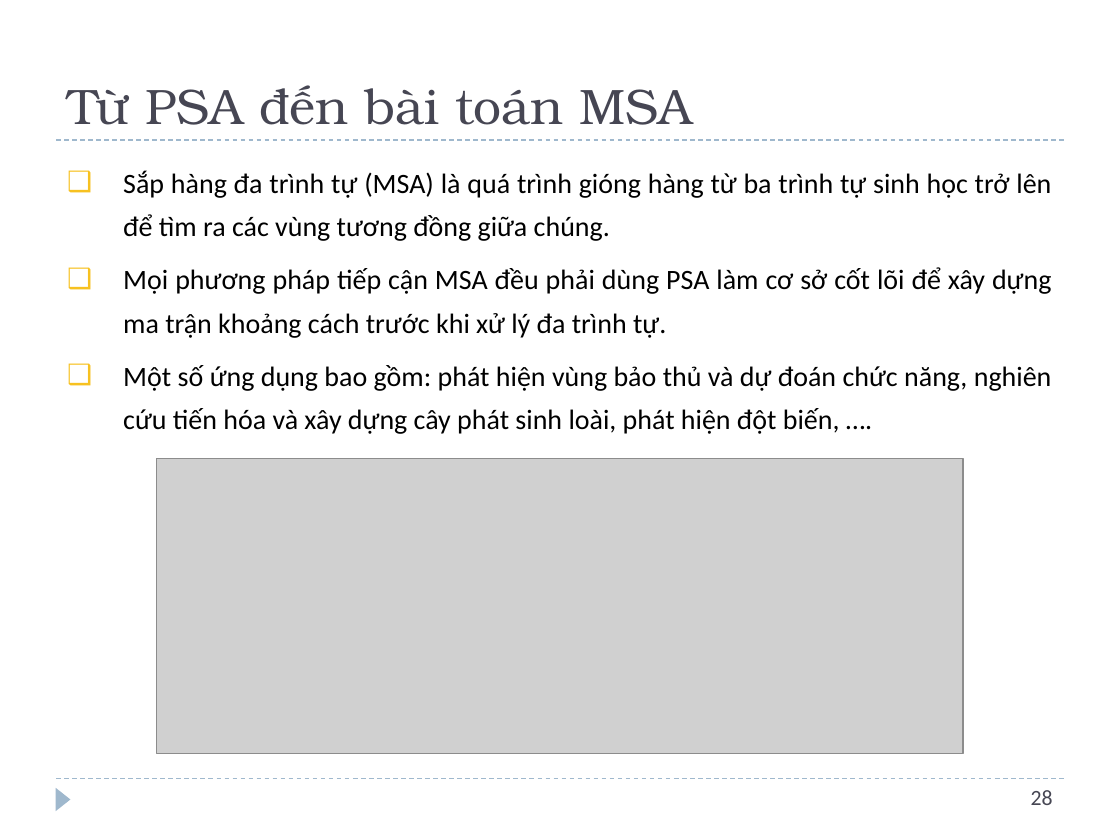
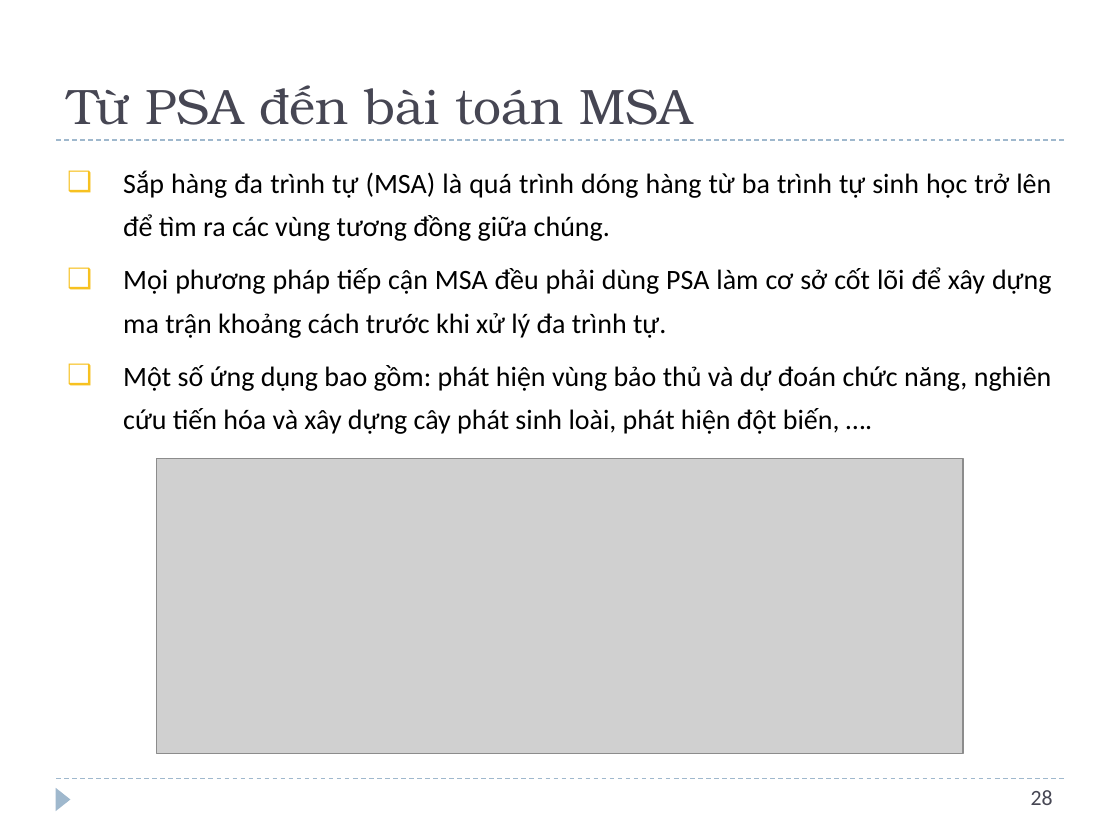
Before and after one commit to nmk-k66-uet/Sequence-Alignment, a slide deck: slide 29 of Sequence Alignment.pptx. Drawn at 1120x840 pixels with LibreOffice and Linux fonts; fonts in the diff are those of the drawing; grey boxes stand for pictures. Boxes give left, top, right and bottom in pixels: in the first picture for what was removed or moved away, otherwise in the second. Text is boxed around its words. In the diff, an @@ line names an element or a change of style, - is before the commit and + after.

```diff
--- a/Sequence Alignment.pptx
+++ b/Sequence Alignment.pptx
@@ text at box(123, 170, 1051, 241): text changed @@
-❑ Sắp hàng đa trình tự (MSA) là quá trình gióng hàng từ ba trình tự sinh học trở lên để tìm ra các vùng tương đồng giữa chúng.
+❑ Sắp hàng đa trình tự (MSA) là quá trình dóng hàng từ ba trình tự sinh học trở lên để tìm ra các vùng tương đồng giữa chúng.
```
Also in this commit, not shown: 7 other slides changed, 1 other file.
